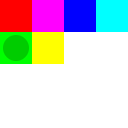
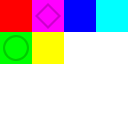
Layers edited between the first and the second 128 x 128 image:
painted on "fg" over (5, 3, 61, 59)
